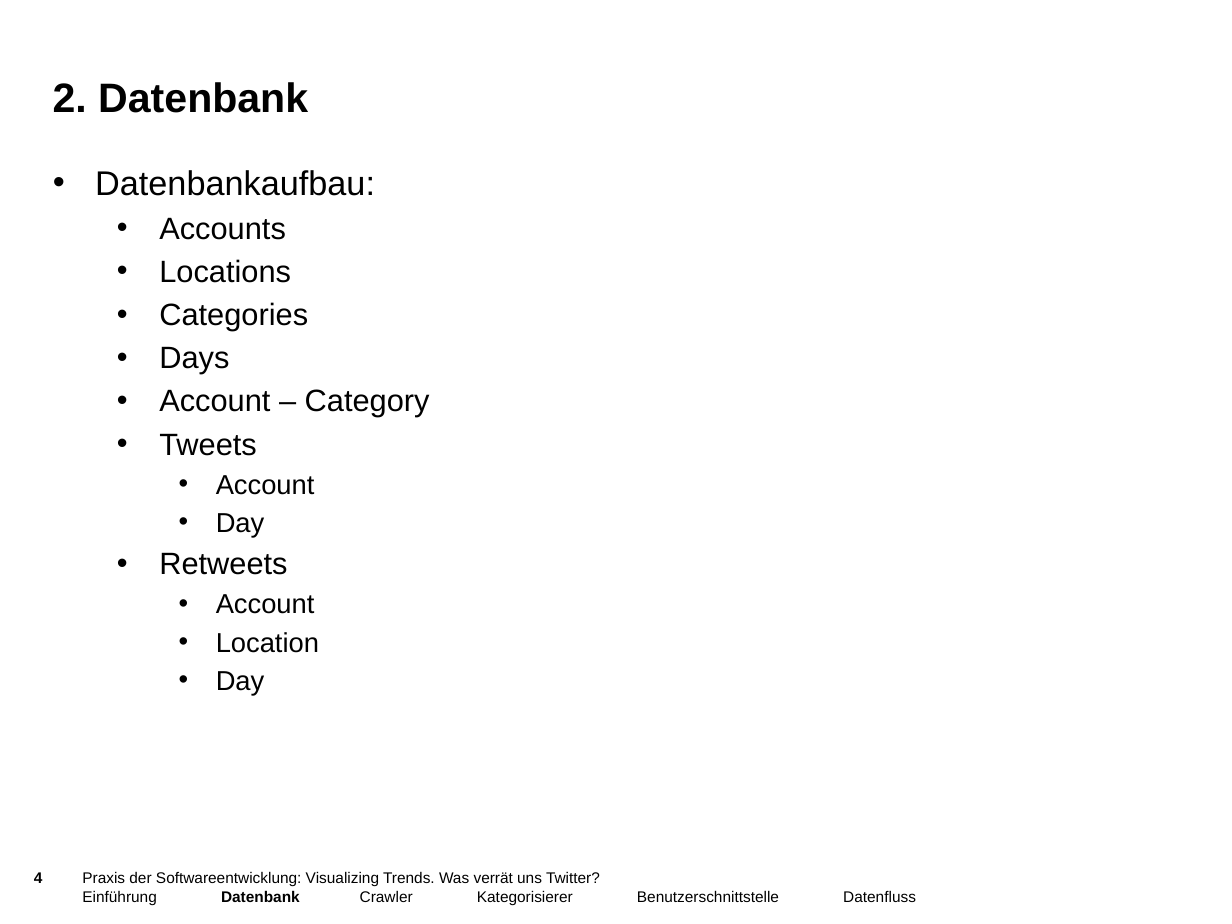
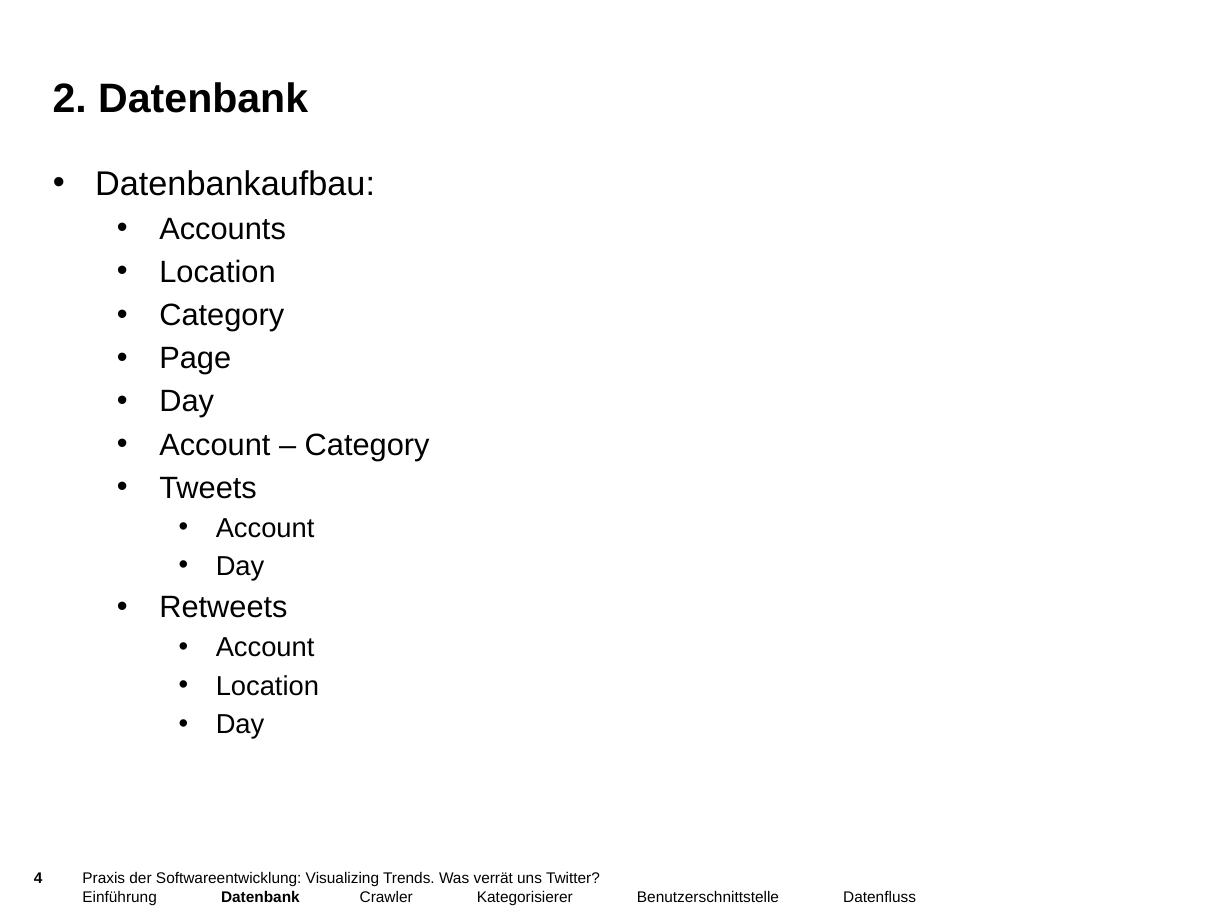
Before and after one commit to jaasmiin/twitterPSE, a slide deck: slide 4 of doc/entwurf/präsentation/pres_entwurf.pptx. Drawn at 1232x924 pixels with LibreOffice and Linux fonts; fonts in the diff are those of the drawing; background and template pictures are left out. Boxes give left, top, right and bottom in pixels: in the first picture for what was removed or moved away, otherwise in the second. Text is boxed around its words. In the diff, an @@ line names an element or a change of style, - is before the commit and + after.

```diff
--- a/doc/entwurf/präsentation/pres_entwurf.pptx
+++ b/doc/entwurf/präsentation/pres_entwurf.pptx
@@ text at [159, 259, 284, 417]: text changed @@
-  • Locations
-  • Categories
-  • Days
+  • Location
+  • Category
+  • Page
+  • Day
```
Also in this commit, not shown: 4 other slides changed, 6 other files.
